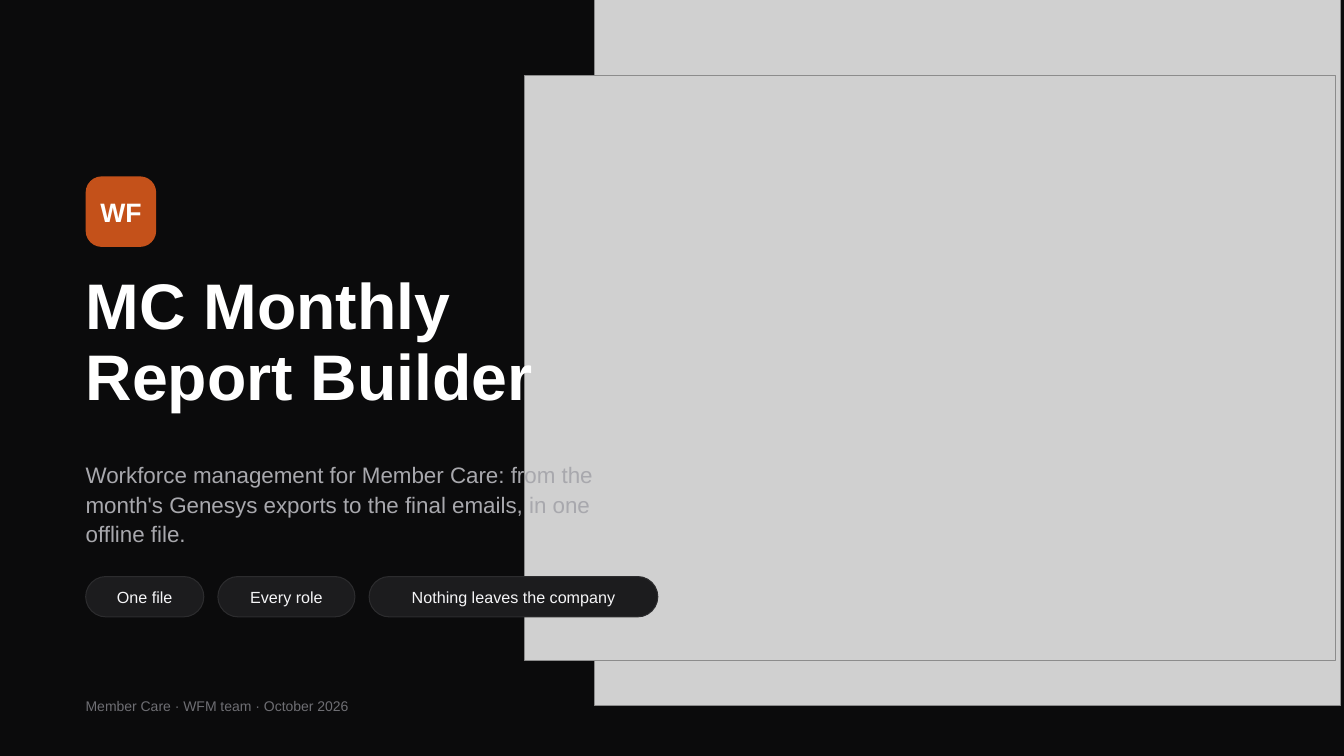
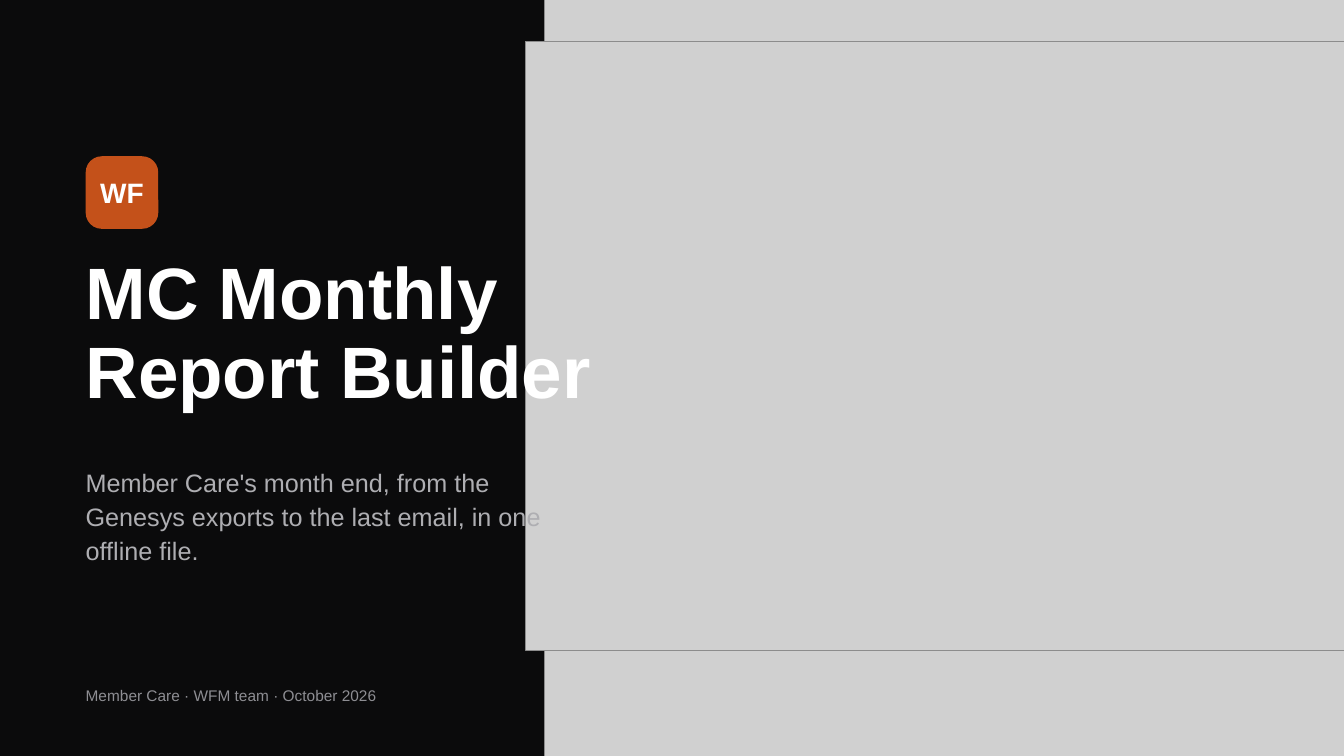
Before and after one commit to Wizdeed1/s, a slide deck: slide 1 of final/MC Monthly Report Builder - Overview.pptx. Drawn at 1344x756 pixels with LibreOffice and Linux fonts; fonts in the diff are those of the drawing; grey boxes stand for pictures. Boxes give left, top, right and bottom in pixels: in the first picture for what was removed or moved away, otherwise in the second. Text is boxed around its words. In the diff, an @@ line names an element or a change of style, - is before the commit and + after.

```diff
--- a/final/MC Monthly Report Builder - Overview.pptx
+++ b/final/MC Monthly Report Builder - Overview.pptx
@@ picture: place and size @@
-picture at [595, 0, 1341, 706]
+picture at [544, 0, 1344, 756]
@@ picture: place and size @@
-picture at [524, 76, 1336, 660]
+picture at [525, 41, 1344, 650]
@@ text "WF": place and size @@
-text "WF" at [100, 203, 141, 222]
+text "WF" at [100, 183, 144, 203]
@@ rounded rectangle: place and size @@
-rounded rectangle at [86, 176, 156, 247]
+rounded rectangle at [86, 156, 158, 229]
@@ text "WF" at [100, 183, 144, 203]: size 19 to 20 pt @@
@@ rounded rectangle at [86, 156, 158, 229]: proportions changed @@
@@ text "MC Monthly": place and size @@
-text "MC Monthly" at [86, 282, 533, 412]
+text "MC Monthly" at [86, 266, 590, 412]
@@ text "MC Monthly" at [86, 266, 590, 412]: size 46 to 52 pt; line spacing 0.92 to 0.9 @@
@@ text at [86, 473, 540, 560]: text changed; size 16 to 18 pt; text colour #A8A8AD to #AEAEB2 @@
-Workforce management for Member Care: from the month's Genesys exports to the final emails, in one offline file.
+Member Care's month end, from the Genesys exports to the last email, in one offline file.
@@ rounded rectangle removed at [86, 577, 204, 617] @@
@@ text removed at [117, 591, 173, 603] @@
-One file
@@ rounded rectangle removed at [218, 577, 355, 617] @@
@@ text removed at [250, 591, 323, 607] @@
-Every role
@@ rounded rectangle removed at [369, 577, 657, 617] @@
@@ text removed at [412, 591, 615, 607] @@
-Nothing leaves the company
@@ text "Member Care · WFM team ...": place and size @@
-text "Member Care · WFM team ..." at [86, 701, 348, 711]
+text "Member Care · WFM team ..." at [86, 690, 376, 701]
@@ text "Member Care · WFM team ..." at [86, 690, 376, 701]: size 10 to 11 pt, text colour #6E6E73 to #8E8E93 @@
```
Also in this commit, not shown: 4 other slides changed, 11 slides added, 9 slides removed, 4 other files.
